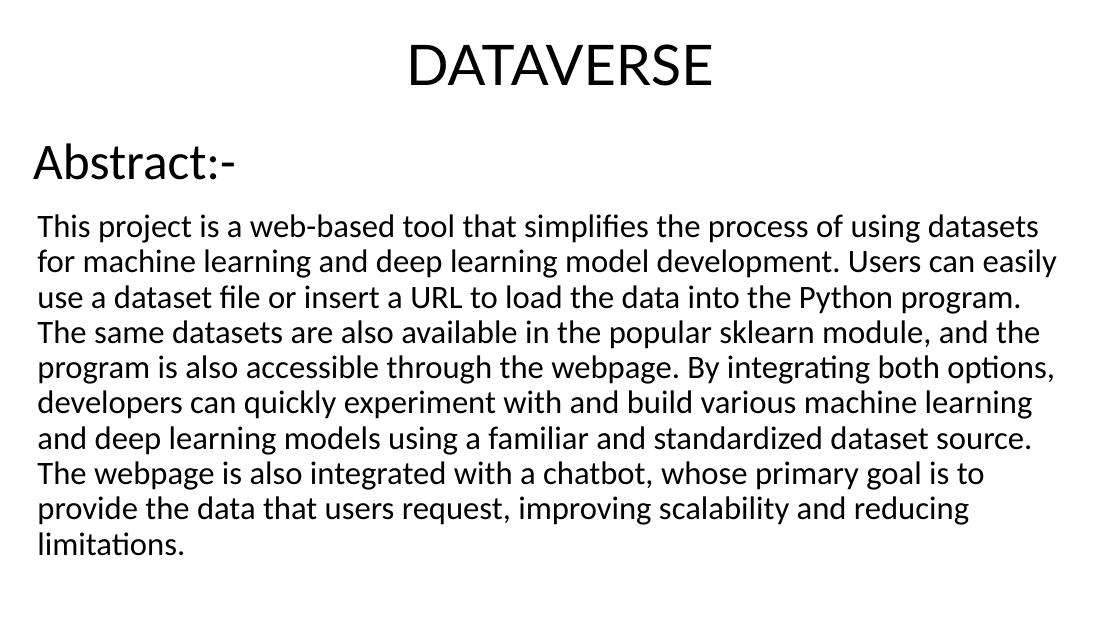
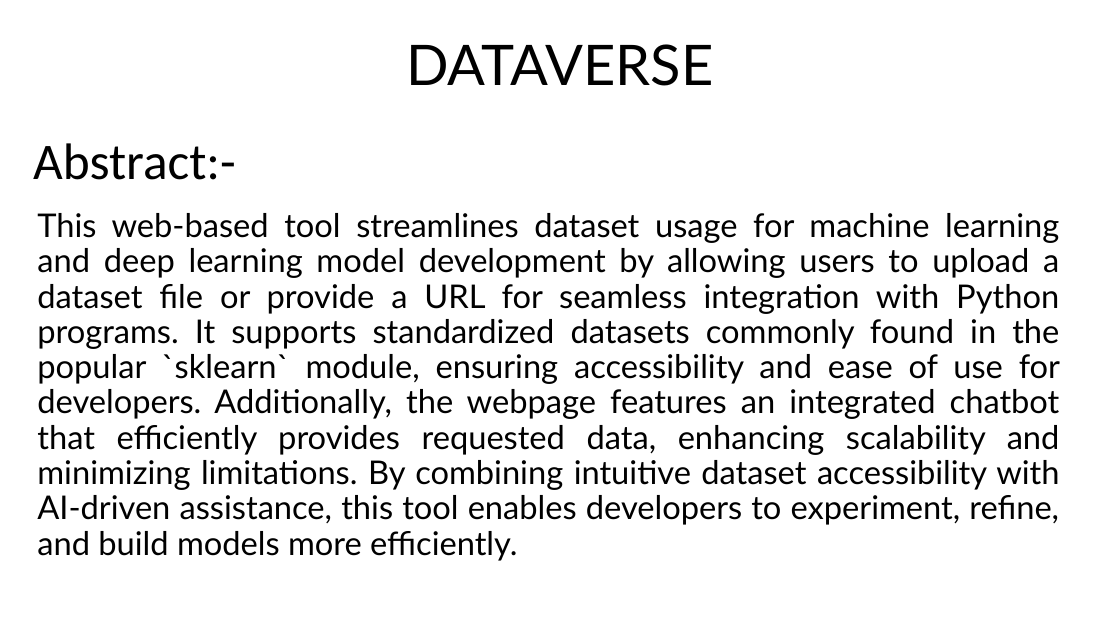
Before and after one commit to SaiiTeja/mini_project, a slide deck: slide 1 of Abstract.pptx. Drawn at 1120x630 pixels with LibreOffice and Linux fonts; fonts in the diff are those of the drawing. Boxes give left, top, right and bottom in pixels: in the first picture for what was removed or moved away, otherwise in the second. Text is boxed around its words. In the diff, an @@ line names an element or a change of style, - is before the commit and + after.

```diff
--- a/Abstract.pptx
+++ b/Abstract.pptx
@@ subtitle at bbox=[37, 213, 1060, 561]: text changed; font Calibri to Lato @@
-This project is a web-based tool that simplifies the process of using datasets for machine learning and deep learning model development. Users can easily use a dataset file or insert a URL to load the data into the Python program. The same datasets are also available in the popular sklearn module, and the program is also accessible through the webpage. By integrating both options, developers can quickly experiment with and build various machine learning and deep learning models using a familiar and standardized dataset source. The webpage is also integrated with a chatbot, whose primary goal is to provide the data that users request, improving scalability and reducing limitations.
+This web-based tool streamlines dataset usage for machine learning and deep learning model development by allowing users to upload a dataset file or provide a URL for seamless integration with Python programs. It supports standardized datasets commonly found in the popular `sklearn` module, ensuring accessibility and ease of use for developers. Additionally, the webpage features an integrated chatbot that efficiently provides requested data, enhancing scalability and minimizing limitations. By combining intuitive dataset accessibility with AI-driven assistance, this tool enables developers to experiment, refine, and build models more efficiently.
```
Also in this commit, not shown: 2 other files.
